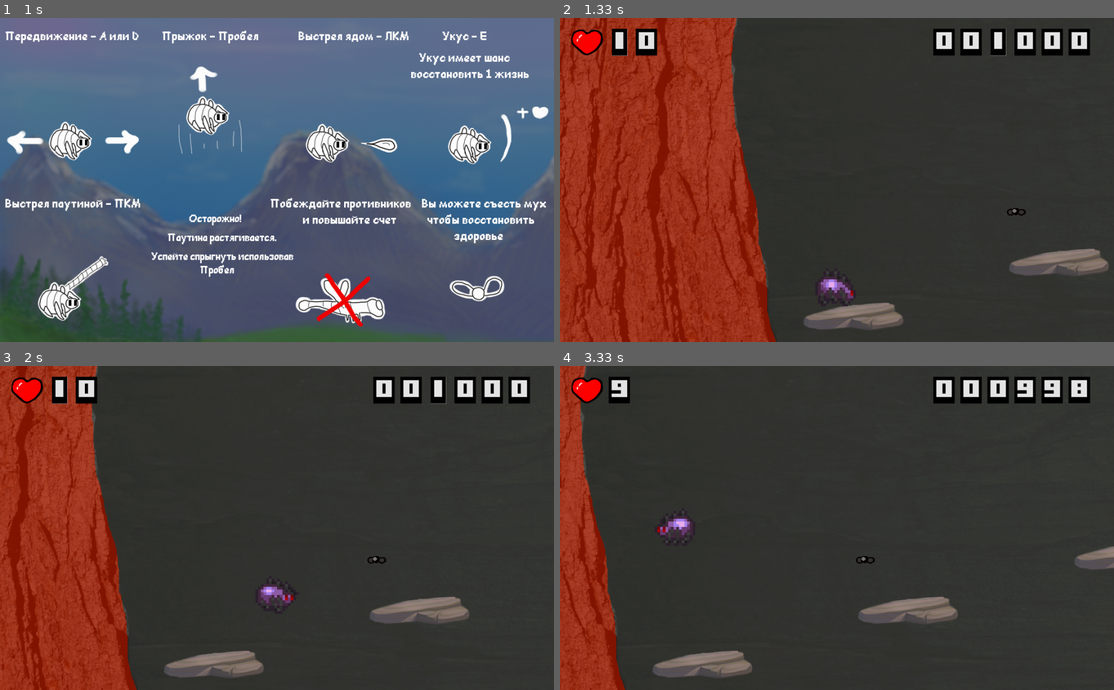
Above: before the commit, frames 1-4 (two rows, left to right).
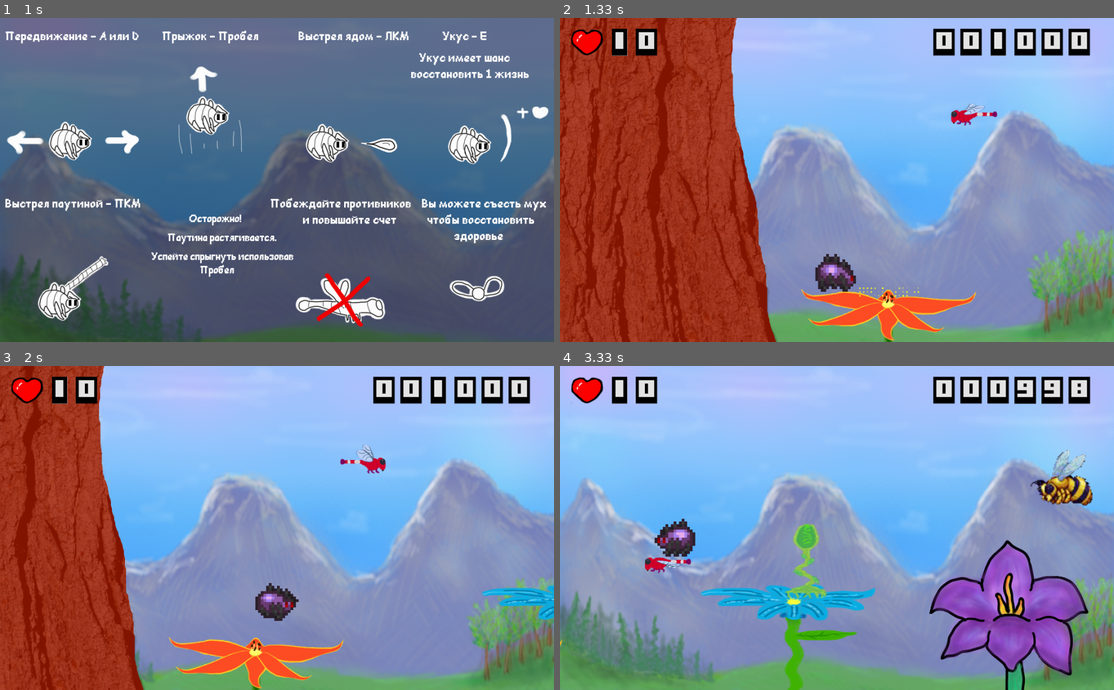
Above: after the commit, the same moments.

Repository: SwampWood/PyGame-shit
Game: pygame game, started from main.py
Two runs of this game, one before a commit and one after it. Both use one fixed random seed, a clock stepped at 60 frames per second and the inputs below.
Inputs (mouse positions are in pixels of both pictures, inside the frame that each line leads up to):
- Up to frame 1 (1 s): press the mouse at (282, 299) at 0.37 s; move the mouse to (210, 241) at 0.47 s; release the mouse at (144, 183) at 0.6 s; press the mouse at (282, 137) at 0.7 s; move the mouse to (265, 189) at 0.8 s; release the mouse at (254, 238) at 0.93 s
- Up to frame 2 (1.33 s): press the mouse at (720, 180) at 1.03 s; move the mouse to (715, 147) at 1.13 s; release the mouse at (704, 115) at 1.27 s
- Up to frame 3 (2 s): hold D 1.33-1.8 s; tap E at 1.48, 1.98 s; hold D from 1.83 s (still down); tap Space at 1.9 s
- Up to frame 4 (3.33 s): tap Space at 2.2, 2.4, 2.7, 2.97, 3.27 s; release D at 2.3 s; hold A 2.33-2.87 s; tap B at 2.48 s; hold A 2.9-3.3 s

Frame 1 is identical in both runs. In frame 2, 64% of the frame differs, in the area x 30-100%, y 0-100%; in frame 3, 81%; in frame 4, 97%, in the area x 0-100%, y 0-100%.

Commit message:
Первый уровень

Diff:
--- a/boss_map.txt
+++ b/boss_map.txt
@@ -1,6 +1,6 @@
 enemy_flower = load_image('VenusFlyTrapAnimation.png')
 RockWall(-150, -20)
-TreeBorder()
+RockBorder()
 RockPlatform(20, 500)
 RockPlatform(400, 400)
 RockPlatform(800, 300)
--- a/main.py
+++ b/main.py
@@ -74,8 +74,8 @@
     clear_UI()
     player = Spider()
     create_map(filename)
-    Border(0, -2, 6624)
-    Border(0, 700, 6624)
+    Border(0, -2, 24000)
+    Border(0, 700, 24000)
     HealthBar()
     score = Score()
     if firsttime:
@@ -1068,7 +1068,7 @@
 sound.set_volume(0.03)
 sound.play(-1)
 GetName()
-StartScreen('boss_map.txt')
+StartScreen('map.txt')
 
 running = True
 count = 0
@@ -1113,7 +1113,7 @@
         for sprite in all_sprites:
             camera.apply(sprite)
         if vertical_border <= 0:
-            print(True)
+            pass
         gameplay_background = screen.copy()
 
     else:
--- a/map.txt
+++ b/map.txt
@@ -1,15 +1,39 @@
 enemy_flower = load_image('VenusFlyTrapAnimation.png')
 TreeBorder()
-RockBorder()
 FlowerPlatform(20, 500, 1)
+Dragonfly(300, 150, [(450, 140, 20), (500, 340, 10), (300, 240, 30), (550, 240, 50), (400, 340, 20)])
 FlowerPlatform(600, 400, 0)
+Enemy(750, 280, enemy_flower, 6)
 FlowerPlatform(1000, 300, 2)
+Wasp(1000, 150, 900, 1300)
 FlowerPlatform(2000, 300, 2)
-Enemy(750, 280, enemy_flower, 6)
+Fly(2150, 250)
 Branch(1500, 0, 0)
 Branch(2500, 0, 1)
+Dragonfly(2800, 150, [(2800, 500, 20), (2800, 100, 20)], health=400)
 Branch(3000, 0, 2)
-FlowerPlatform(3500, 300, 2)
-Wasp(1000, 150, 900, 1300)
-Dragonfly(300, 150, [(450, 140, 20), (500, 340, 10), (300, 240, 30), (550, 240, 50), (400, 340, 20)])
-Fly(600, 350)
+FlowerPlatform(3500, 400, 0)
+FlowerPlatform(4000, 400, 1)
+Enemy(4000, 280, enemy_flower, 6)
+Enemy(4075, 280, enemy_flower, 6)
+Enemy(4150, 280, enemy_flower, 6)
+FlowerPlatform(4500, 150, 2)
+Wasp(4500, 50, 4400, 4600)
+Branch(5000, 0, 0)
+FlowerPlatform(5500, 150, 2)
+Dragonfly(6000, 350, [(6000, 400, 25), (6000, 100, 30), (6300, 100, 35), (6300, 400, 25)], health=400)
+FlowerPlatform(6000, 450, 0)
+Branch(6400, 0, 2)
+FlowerPlatform(6800, 450, 1)
+Fly(6850, 350)
+Enemy(6900, 330, enemy_flower, 6)
+Fly(7000, 350)
+Branch(7000, 0, 0)
+Branch(7500, 0, 1)
+Dragonfly(7750, 150, [(7750, 500, 20), (7750, 100, 20)], health=400)
+Branch(8000, 0, 0)
+Dragonfly(8250, -1500, [(8250, 500, 25), (8250, 100, 30)], health=400)
+Branch(8500, 0, 0)
+FlowerPlatform(9000, 350, 2)
+RockPlatform(9400, 550)
+RockBorder(x=9000)
